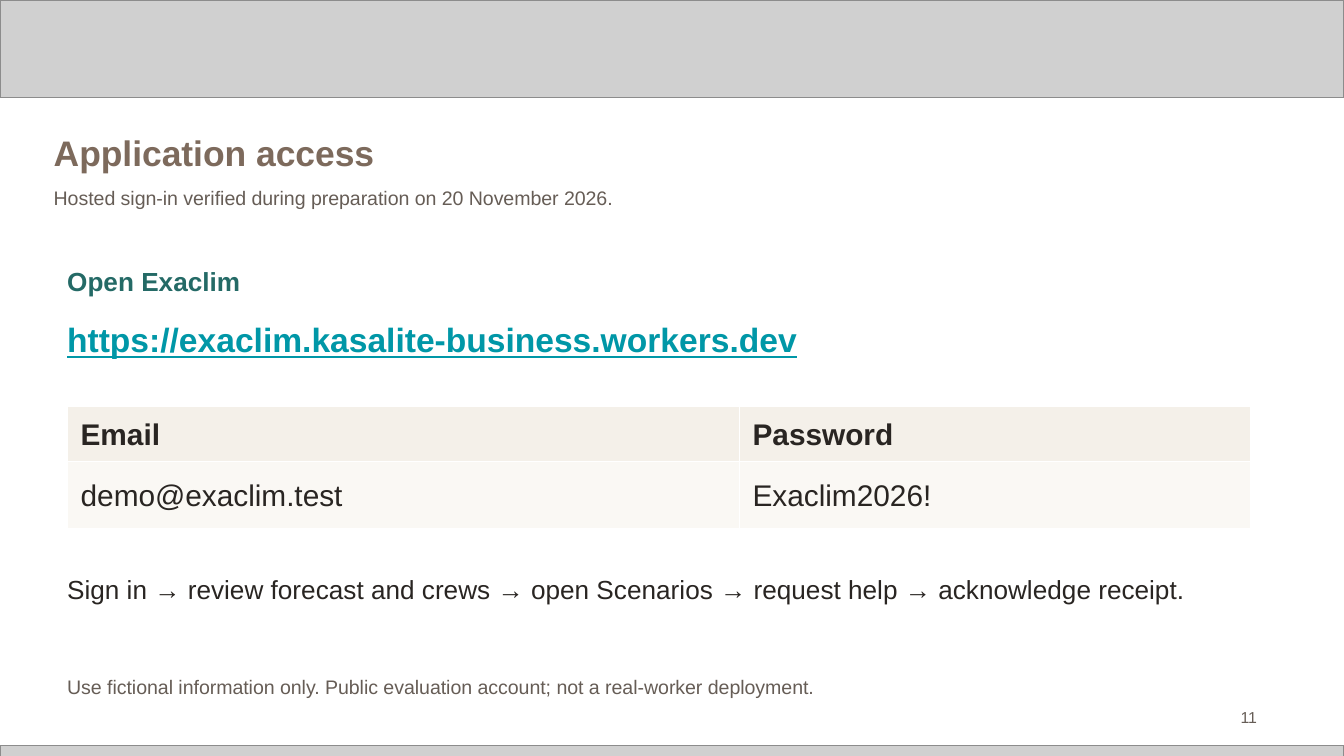
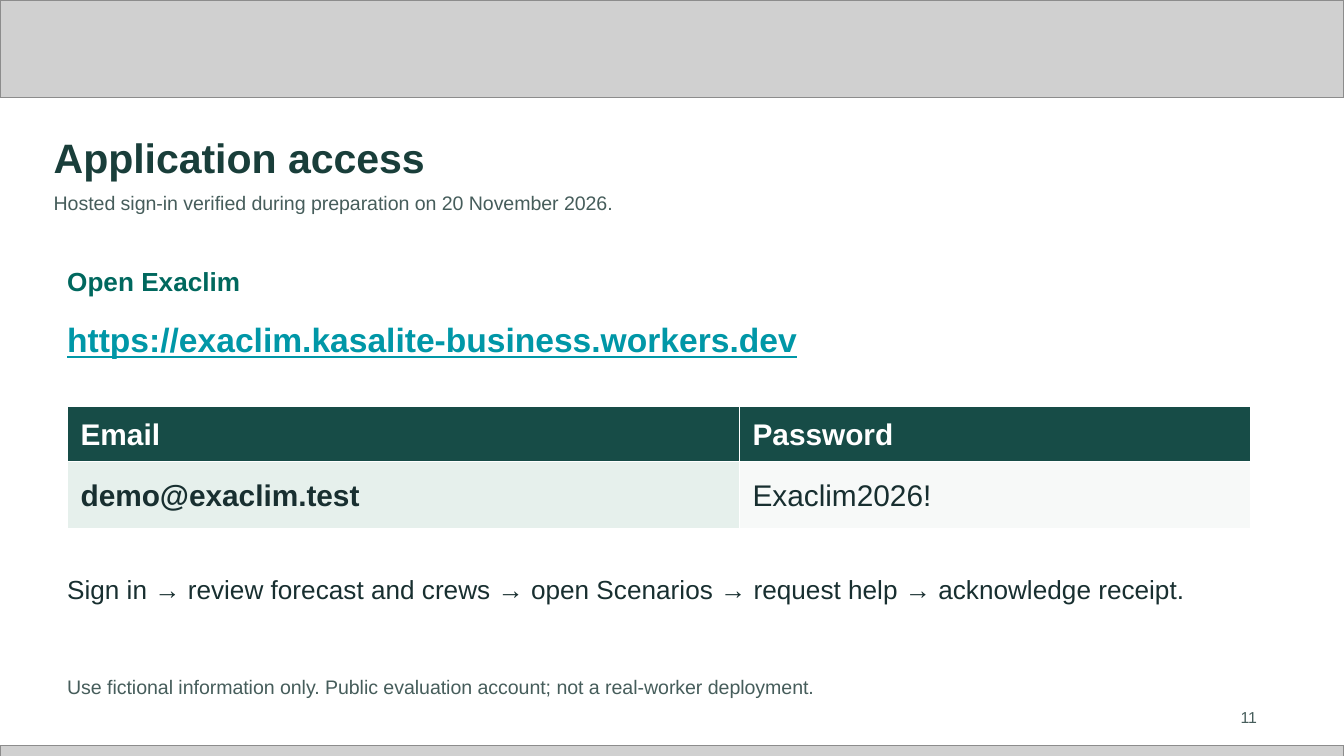
Before and after one commit to sammydamz/exaclim, a slide deck: slide 11 of downloads/submission/Exaclim_Future_Health_Submission.pptx. Drawn at 1344x756 pixels with LibreOffice and Linux fonts; fonts in the diff are those of the drawing; grey boxes stand for pictures. Boxes give left, top, right and bottom in pixels: in the first picture for what was removed or moved away, otherwise in the second. Text is boxed around its words. In the diff, an @@ line names an element or a change of style, - is before the commit and + after.

```diff
--- a/downloads/submission/Exaclim_Future_Health_Submission.pptx
+++ b/downloads/submission/Exaclim_Future_Health_Submission.pptx
@@ text "Application access" at box(54, 143, 425, 181): size 19 to 22 pt, text colour #7D6A5C to #193E3A @@
@@ text colour #665D56 to #465D5B in 3 elements at box(1241, 712, 1257, 723), box(67, 680, 814, 698), box(54, 196, 613, 214) @@
@@ text "Open Exaclim" at box(67, 272, 240, 297): text colour #246A66 to #00685E @@
@@ table at box(67, 406, 1250, 524) @@
@@ fill #F4F0E9 to #174C47 in row 1 @@
@@ fill #FAF8F4 to #E6F0EC in row 2, column 1 @@
@@ fill #FAF8F4 to #F7F9F8 in row 2, column 2 @@
@@ text colour #292522 to #FFFFFF in "Email", "Password" @@
@@ text colour #292522 to #182F30 in "demo@exaclim.test", "Exaclim2026!" @@
@@ bold on in "demo@exaclim.test" @@
@@ text "Sign in → review forecast ..." at box(67, 580, 1184, 605): text colour #292522 to #182F30 @@
```
Also in this commit, not shown: 13 other slides changed, 7 other files.
